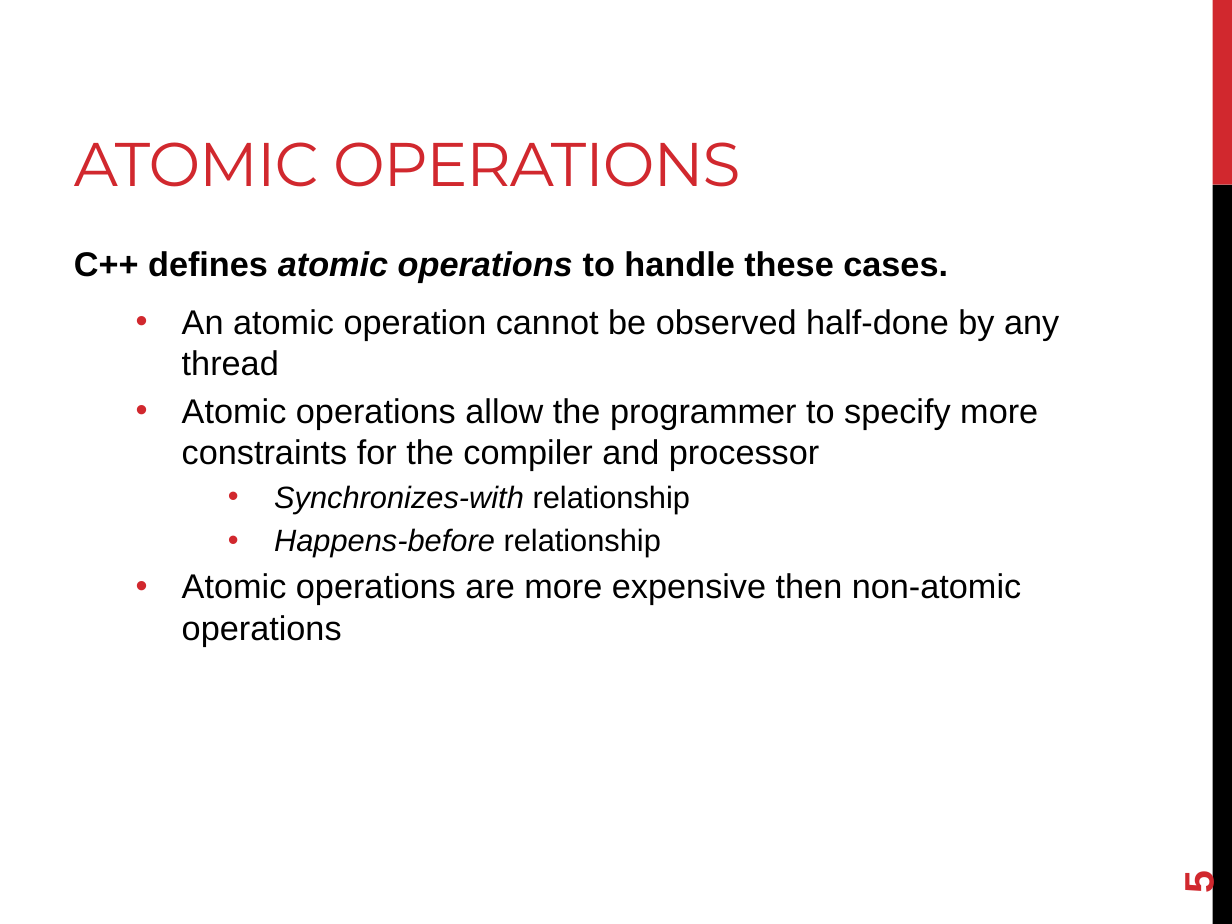
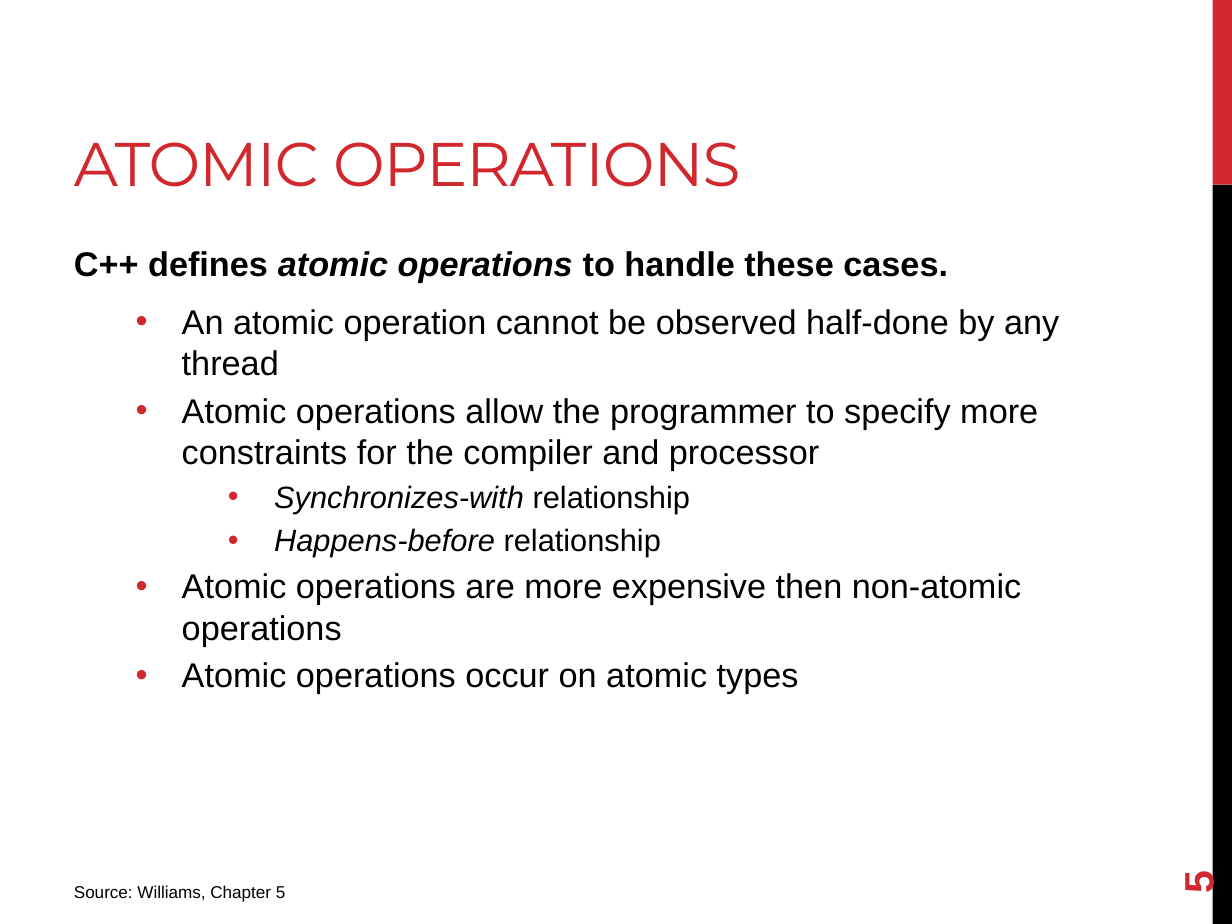
Before and after one commit to joshpeterson/DevelopingConcurrentSoftware, a slide deck: slide 5 of Lectures/Atomics/Atomics.pptx. Drawn at 1232x924 pixels with LibreOffice and Linux fonts; fonts in the diff are those of the drawing. Boxes give left, top, right and bottom in pixels: in the first picture for what was removed or moved away, otherwise in the second. Text is boxed around its words. In the diff, an @@ line names an element or a change of style, - is before the commit and + after.

Commit message:
Update the atomics lecture
* Add incformation about the memory model
* Define the std::atomic template
* Provide an example checking for lock-free status of an atomic

```diff
--- a/Lectures/Atomics/Atomics.pptx
+++ b/Lectures/Atomics/Atomics.pptx
@@ text at [182, 662, 799, 694]: paragraph added @@
+  • Atomic operations occur on atomic types
@@ text added at [74, 885, 286, 902], 10 pt, text #000000 @@
+Source: Williams, Chapter 5
```
Also in this commit, not shown: 1 other slide changed, 3 slides added, 12 other files.
